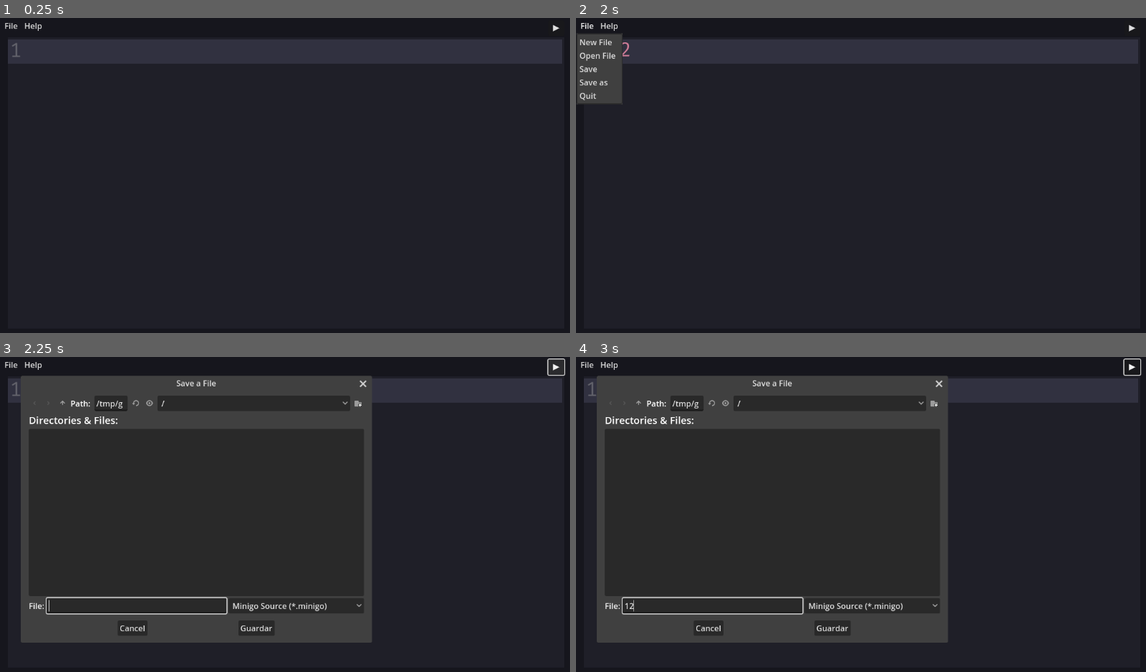
Above: before the commit, frames 1-4 (two rows, left to right).
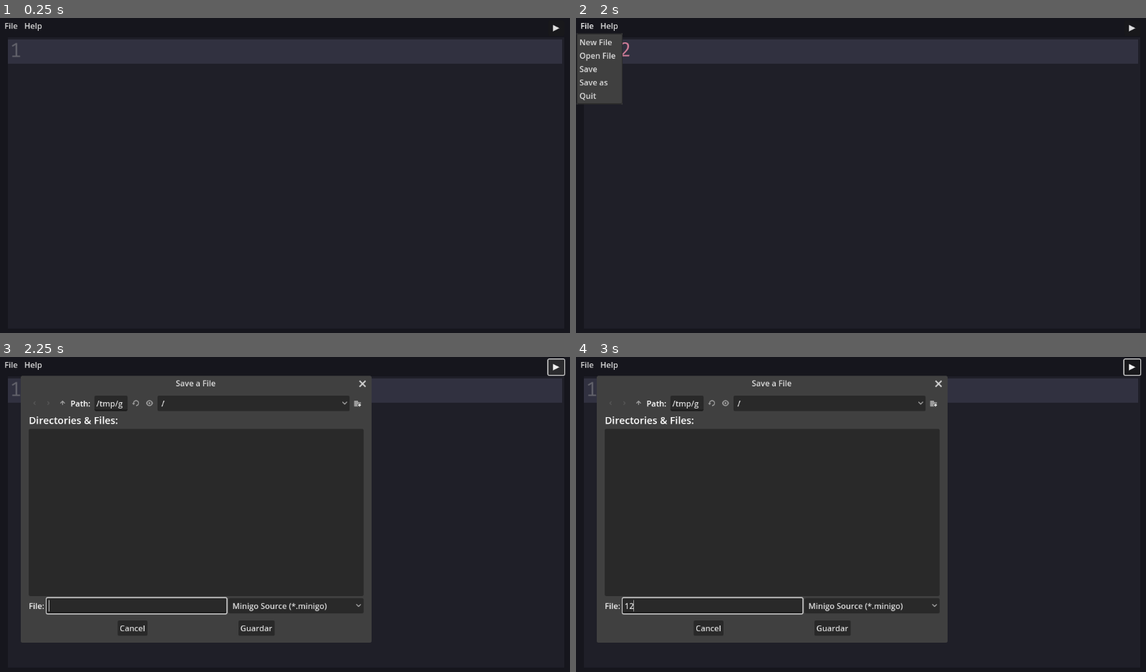
Above: after the commit, the same moments.

Repository: mortalcr/Tronchaeditor
Game: Godot game, scene res://mainsc.tscn
Two runs of this game, one before a commit and one after it. Both use one fixed random seed, a clock stepped at 60 frames per second and the inputs below.
Inputs (mouse positions are in pixels of both pictures, inside the frame that each line leads up to):
- Up to frame 1 (0.25 s): no input
- Up to frame 2 (2 s): click (861, 181) at 0.52 s; type "12" at 0.6 s; click "File" at 1.25 s
- Up to frame 3 (2.25 s): click "▶" at 2 s
- Up to frame 4 (3 s): click (712, 605) at 2.77 s; type "12" at 2.85 s

Frames 1-2 are identical in both runs. In frame 3, less than 0.1% of the frame differs, in the area x 30-65%, y 7-80%; in frame 4, less than 0.1%.

Commit message:
feat: clean errors when open file/new file

Diff:
--- a/app.gd
+++ b/app.gd
@@ -27,6 +27,7 @@
 	DisplayServer.window_set_title(app_name + " - " + current_file.get_file())
 
 func new_file():
+	clear_errors()
 	current_file = "Untitled"
 	update_window_title()
 	code_editor.text = ""
@@ -54,6 +55,7 @@
 		$AcceptDialog.popup()
 
 func _on_open_file_dialog_file_selected(path):
+	clear_errors()
 	var f = FileAccess.open(path, FileAccess.READ)
 	code_editor.text = f.get_as_text()
 	f.close()
